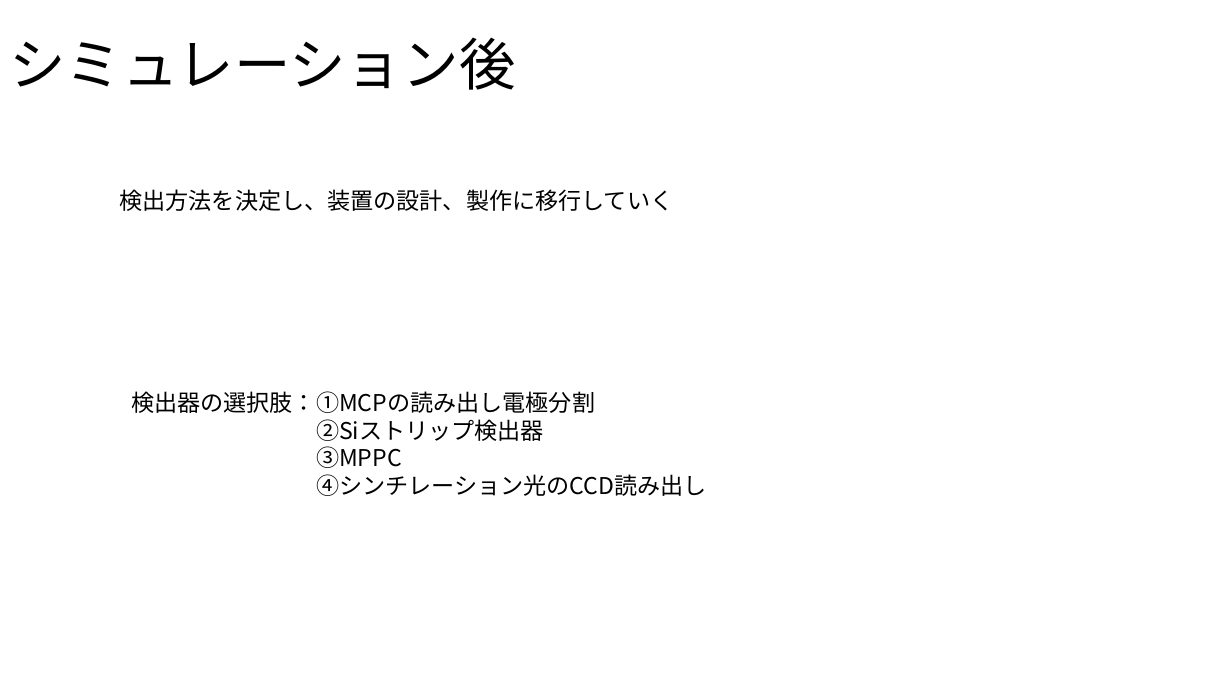
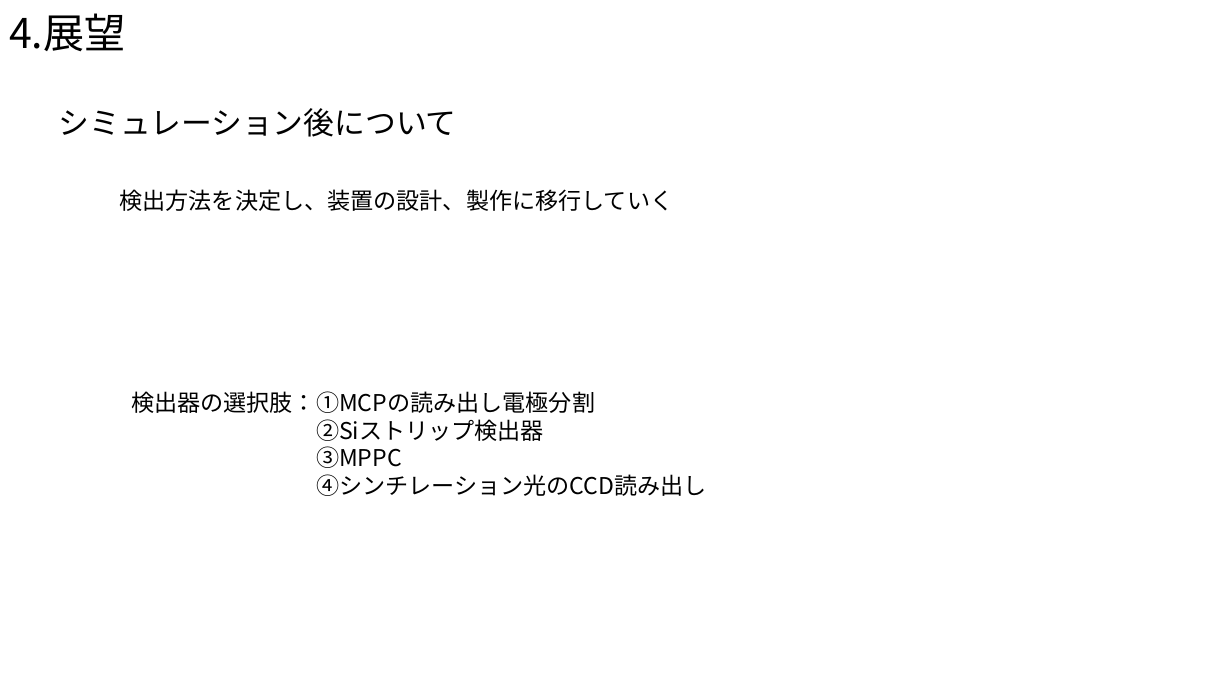
Before and after one commit to Takeuchi-yuya/Ksimulation, a slide deck: slide 19 of docs/中間発表.pptx (slide 20 before the commit). Drawn at 1232x693 pixels with LibreOffice and Linux fonts; fonts in the diff are those of the drawing. Boxes give left, top, right and bottom in pixels: in the first picture for what was removed or moved away, otherwise in the second. Text is boxed around its words. In the diff, an @@ line names an element or a change of style, - is before the commit and + after.

```diff
--- a/docs/中間発表.pptx
+++ b/docs/中間発表.pptx
@@ text added at (x1=9, y1=13, x2=125, y2=52), 32 pt, text #000000 @@
+4.展望
@@ text "シミュレーション後について" at (x1=59, y1=108, x2=457, y2=137): vertical alignment middle to top @@
@@ text at (x1=59, y1=108, x2=457, y2=137): text changed; size 44 to 24 pt @@
-シミュレーション後
+シミュレーション後について
```
Also in this commit, not shown: 8 other slides changed, 1 slide removed, 2 other files.
